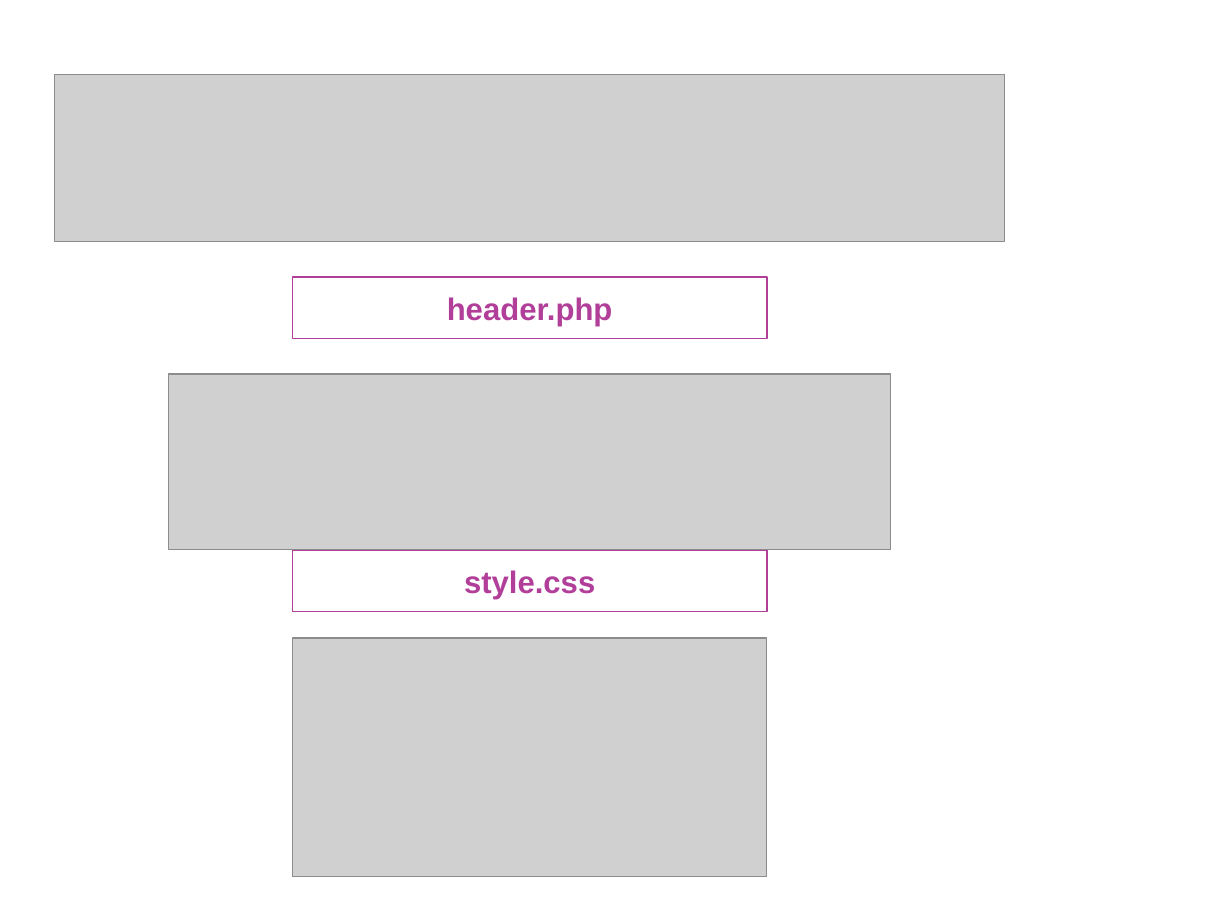
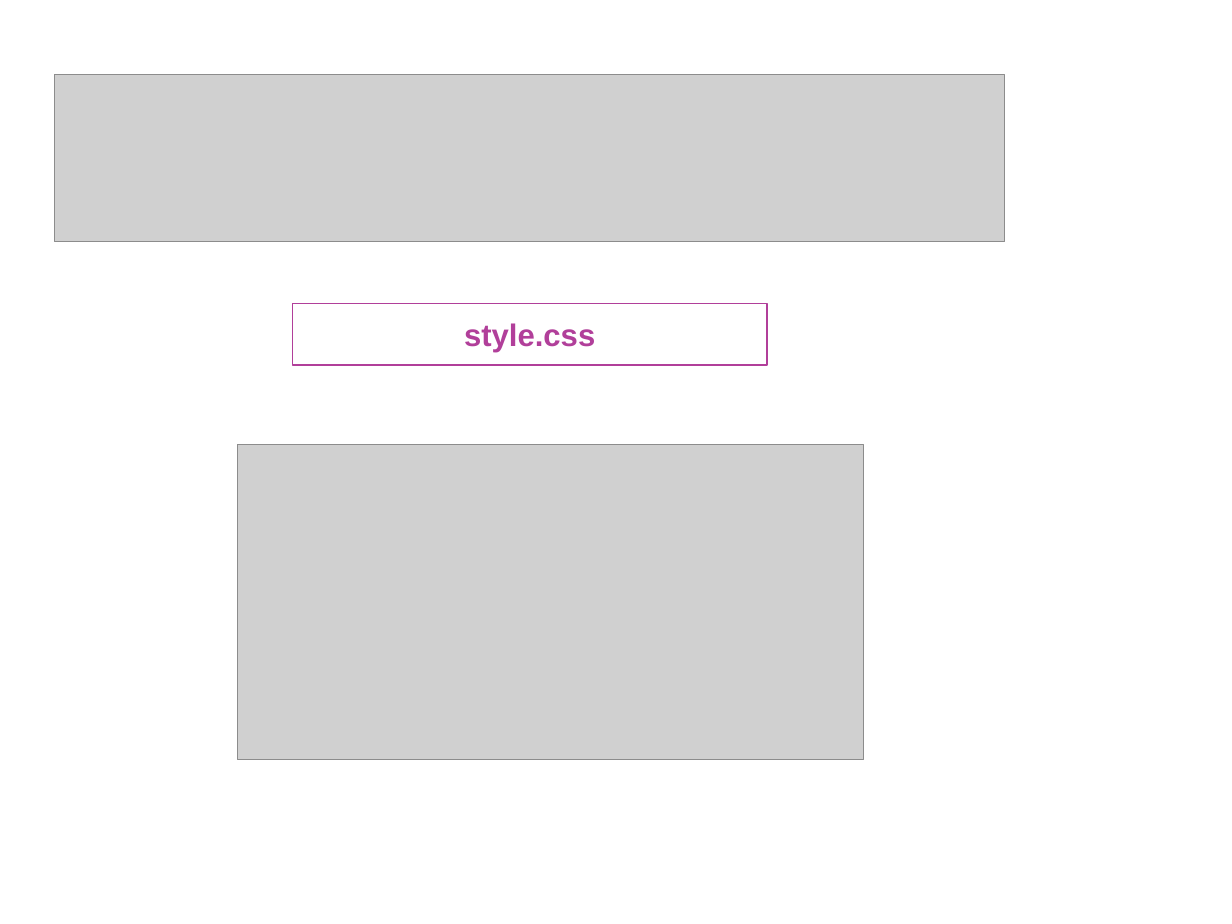
Before and after one commit to ixonelaguardia/temaWeb, a slide deck: slide 15 of pechacucha.pptx (slide 14 before the commit). Drawn at 1232x924 pixels with LibreOffice and Linux fonts; fonts in the diff are those of the drawing; grey boxes stand for pictures; background and template pictures are left out. Boxes give left, top, right and bottom in pixels: in the first picture for what was removed or moved away, otherwise in the second. Text is boxed around its words. In the diff, an @@ line names an element or a change of style, - is before the commit and + after.

```diff
--- a/pechacucha.pptx
+++ b/pechacucha.pptx
@@ text removed at (293, 277, 767, 339) @@
-header.php
@@ text "style.css": place and size @@
-text "style.css" at (293, 550, 767, 612)
+text "style.css" at (293, 304, 767, 366)
@@ picture removed at (169, 375, 891, 550) @@
@@ picture: place and size @@
-picture at (293, 638, 767, 878)
+picture at (238, 445, 864, 760)
```
Also in this commit, not shown: 2 slides added, 1 other file.
